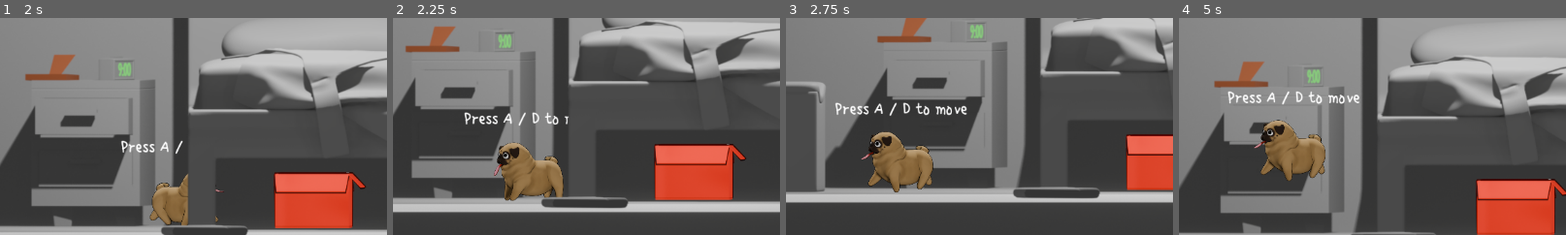
Above: before the commit, frames 1-4 (left to right).
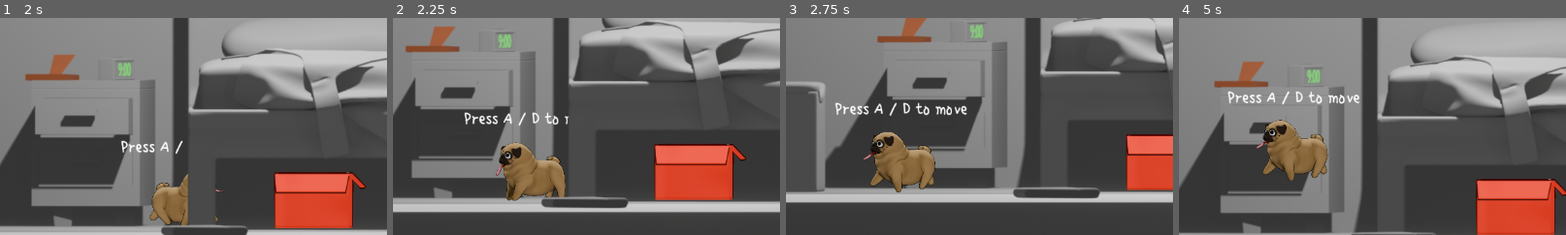
Above: after the commit, the same moments.

Repository: juanfrcaliz/malagajam_2024
Game: Godot game, scene res://scenes/level.tscn
The game is run twice, just before and just after one commit, with the same random seed, the same clock (stepped at 60 frames per second) and the same inputs. The engine's default icon, where the game draws it, is replaced by a stand-in: a white triangle on a blue panel in a dark square.
Inputs:
- Up to frame 1 (2 s): tap A at 0.5, 1.25 s; hold Right (ui_right) from 0.53 s (still down); tap R (bark) at 0.6 s; tap Enter (ui_accept) at 0.77, 1.52 s; tap E (interact) at 1.35 s
- Up to frame 2 (2.25 s): tap A at 2 s; release Right (ui_right) at 2.03 s; hold Left (ui_left) from 2.03 s (still down); tap R (bark) at 2.1 s
- Up to frame 3 (2.75 s): keep holding Left (ui_left)
- Up to frame 4 (5 s): tap A at 2.75, 3.5, 4.25 s; release Left (ui_left) at 2.78 s; hold Right (ui_right) 2.78-4.28 s; tap E (interact) at 2.85, 4.35 s; tap Enter (ui_accept) at 3.02, 3.77, 4.52 s; tap R (bark) at 3.6 s; hold Left (ui_left) from 4.28 s (still down)
The pictures show only the part of the screen within x 31-81%, y 33-83%; the shares and areas given below are measured in that part.

Frame 1 is identical in both runs. In frame 2, 1.0% of the frame differs, in the area x 26-45%, y 57-85%; in frame 3, 1.0%; in frame 4, 1.0%, in the area x 19-39%, y 46-75%.

Commit message:
resize area 2d

Diff:
--- a/scenes/box.tscn
+++ b/scenes/box.tscn
@@ -29,7 +29,7 @@
 [node name="CollisionPolygon2D" type="CollisionPolygon2D" parent="Area2D"]
 position = Vector2(-257.892, -238.329)
 scale = Vector2(116.51, 16.8922)
-polygon = PackedVector2Array(2.46208, 12.403, 2.27348, 9.52065, 2.31635, 13.403, 2.70211, 13.403, 3.08788, 13.4618, 3.15646, 9.75594, 2.74498, 12.1677)
+polygon = PackedVector2Array(2.37635, 12.9324, 2.35064, 12.5206, 2.31635, 13.403, 2.70211, 13.403, 3.08788, 13.4618, 3.10502, 12.7559, 2.79641, 12.6382)
 
 [connection signal="body_entered" from="Area2D" to="." method="_on_area_2d_body_entered"]
 [connection signal="body_exited" from="Area2D" to="." method="_on_area_2d_body_exited"]
--- a/scenes/pug.tscn
+++ b/scenes/pug.tscn
@@ -102,7 +102,10 @@
 collision_mask = 7
 script = ExtResource("1_ovdqs")
 
-[node name="AnimatedSprite2D" type="AnimatedSprite2D" parent="."]
+[node name="Node2D" type="Node2D" parent="."]
+
+[node name="AnimatedSprite2D" type="AnimatedSprite2D" parent="Node2D"]
+unique_name_in_owner = true
 position = Vector2(-2, -2)
 scale = Vector2(0.348148, 0.348148)
 sprite_frames = SubResource("SpriteFrames_32fp3")
@@ -110,9 +113,9 @@
 frame = 2
 frame_progress = 0.295398
 
-[node name="pelota" type="Sprite2D" parent="AnimatedSprite2D"]
-position = Vector2(152.234, -31.5958)
-scale = Vector2(0.269282, 0.269282)
+[node name="pelota" type="Sprite2D" parent="Node2D"]
+position = Vector2(51, -13)
+scale = Vector2(0.09375, 0.09375)
 texture = ExtResource("3_ftnhf")
 
 [node name="CollisionShape2D" type="CollisionShape2D" parent="."]
--- a/scripts/pug.gd
+++ b/scripts/pug.gd
@@ -13,7 +13,7 @@
 
 func _ready():
 	show_messages('Press A / D to move')
-	get_node("AnimatedSprite2D/pelota").hide()
+	get_node("Node2D/pelota").hide()
 
 func _physics_process(delta):
 	if not is_on_floor():
@@ -26,14 +26,15 @@
 	if direction:
 		velocity.x = direction * SPEED
 		if velocity.x > 0:
-			$AnimatedSprite2D.flip_h = 0
+			$Node2D.scale.x = 1
 		else:
-			$AnimatedSprite2D.flip_h = 1
+			$Node2D.scale.x = -1
 
-		$AnimatedSprite2D.play("walk")
+
+		%AnimatedSprite2D.play("walk")
 	else:
 		velocity.x = move_toward(velocity.x, 0, SPEED)
-		$AnimatedSprite2D.play("idle")
+		%AnimatedSprite2D.play("idle")
 
 	move_and_slide()
 
@@ -56,7 +57,7 @@
 	can_push = state
 
 func show_ball():
-	$AnimatedSprite2D/pelota.show()
+	$Node2D/pelota.show()
 
 func show_messages(message):
 	$MarginContainer/Label.text = message
Not shown: 1 places in scenes/pug.tscn that only renumber resources
